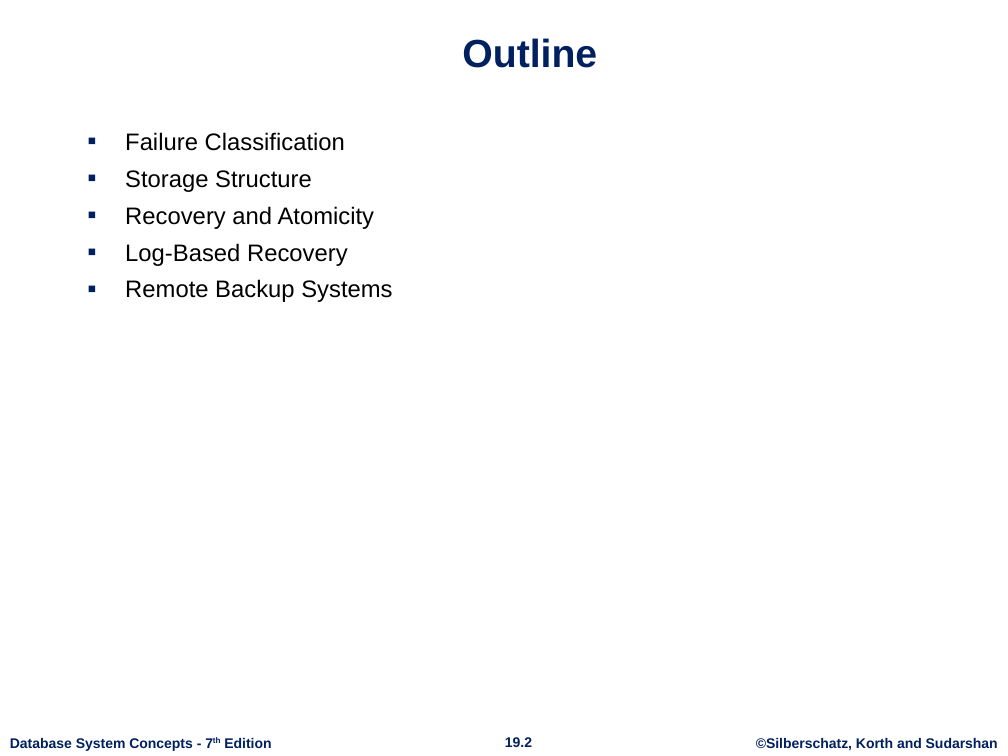
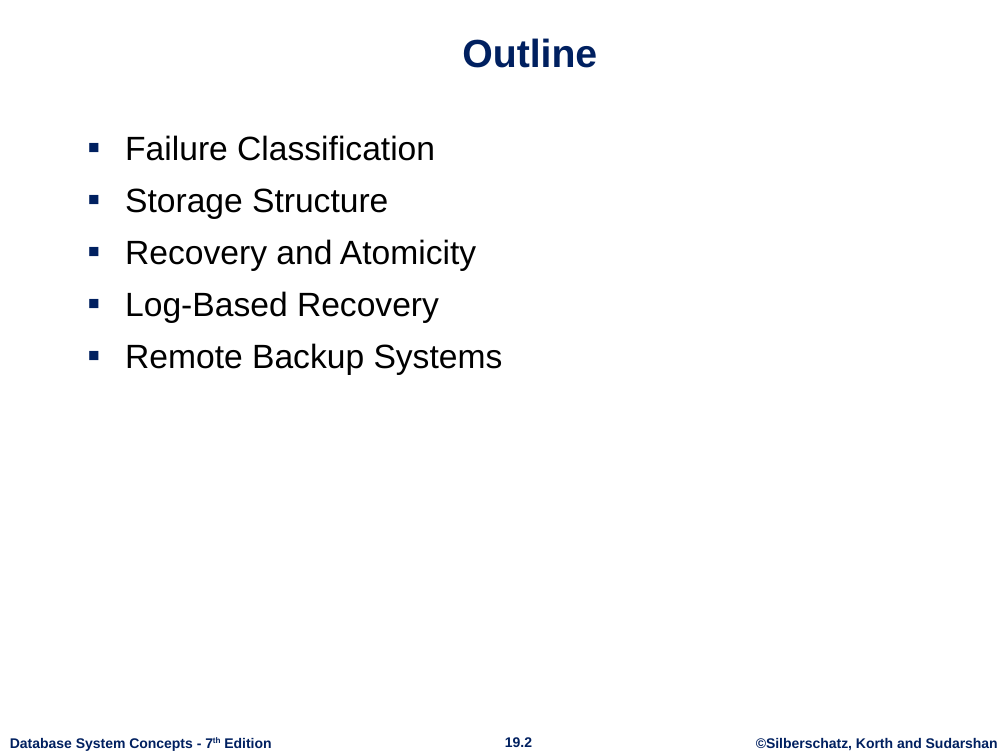
Before and after one commit to ataghinezhad/ataghinezhad.github.io, a slide deck: slide 2 of courses/downloads/temp/AdvanceDB Lec4. ch19.pptx. Drawn at 1008x756 pixels with LibreOffice and Linux fonts; fonts in the diff are those of the drawing; background and template pictures are left out. Boxes give left, top, right and bottom in pixels: in the first picture for what was removed or moved away, otherwise in the second. Text is boxed around its words. In the diff, an @@ line names an element or a change of style, - is before the commit and + after.

```diff
--- a/courses/downloads/temp/AdvanceDB Lec4. ch19.pptx
+++ b/courses/downloads/temp/AdvanceDB Lec4. ch19.pptx
@@ text "Failure Classification" at [125, 135, 503, 375]: size 17 to 24 pt; more space between paragraphs @@
```
Also in this commit, not shown: 8 other slides changed, 4 other files.
